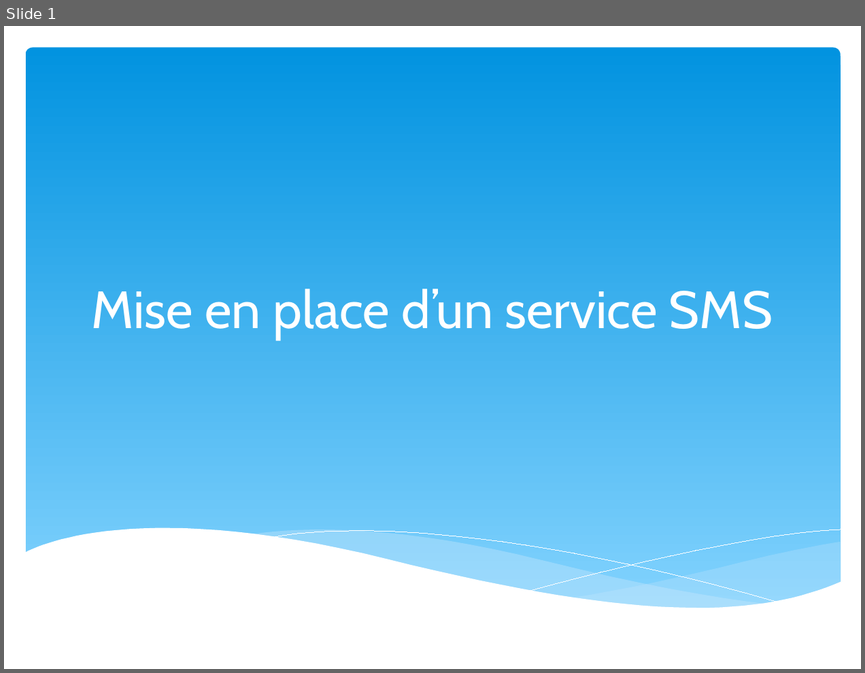
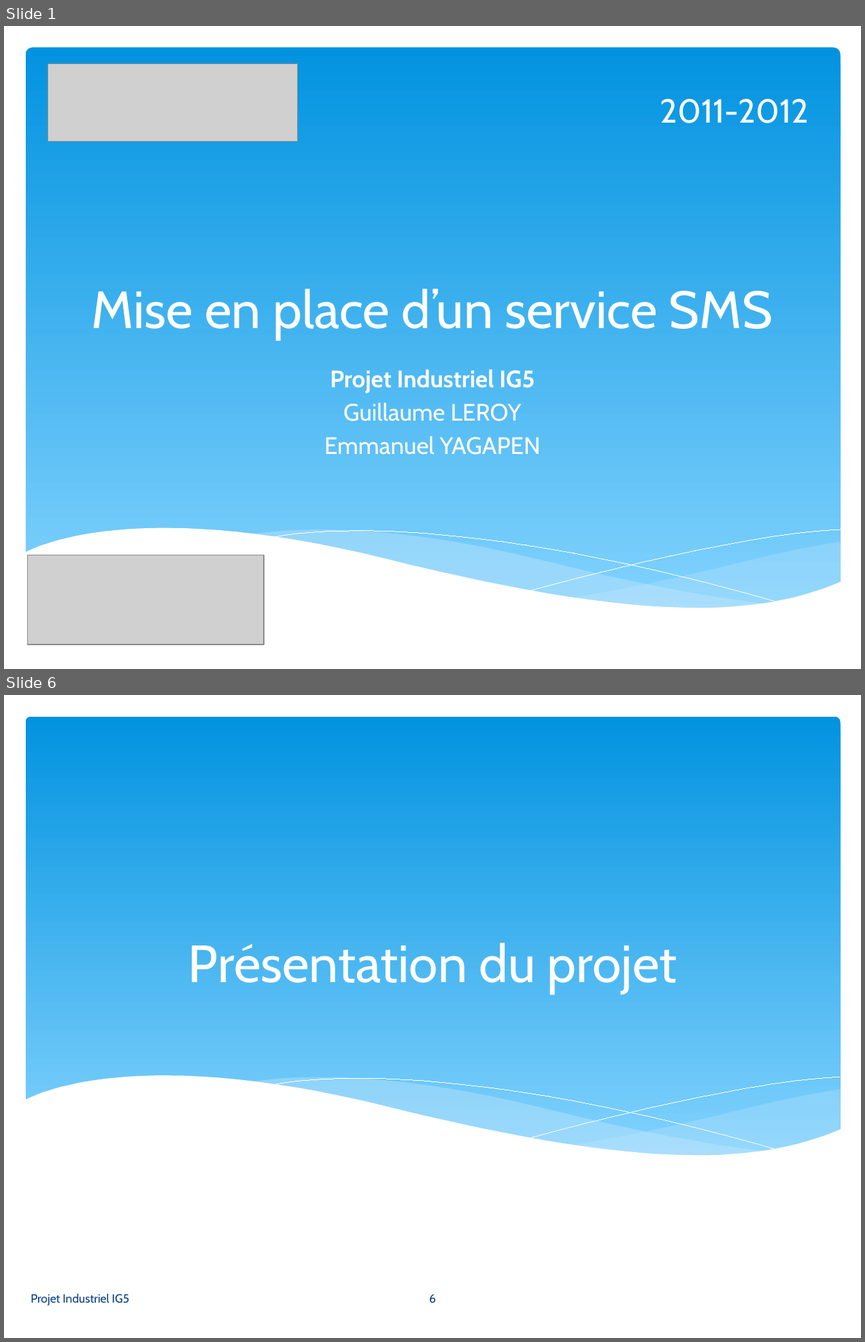
Before and after one commit to gyagapen/Synox, a slide deck: Docs/Powerpoint/Presentation_synox_v1.pptx. Shown one above the other, each under a label of ours: slide 1 before the commit, slides 1 and 6 after it; the slides between them are not shown. The pictures are 865x673 and 865x1342 pixels, drawn with LibreOffice and Linux fonts; fonts in the diff are those of the drawing; grey boxes stand for pictures. Boxes give left, top, right and bottom in pixels: in the first picture for what was removed or moved away, otherwise in the second. Text is boxed around its words. In the diff, an @@ line names an element or a change of style, - is before the commit and + after.

```diff
--- a/Docs/Powerpoint/Presentation_synox_v1.pptx
+++ b/Docs/Powerpoint/Presentation_synox_v1.pptx
@@ slide 6 added at [4, 695, 861, 1338], background #FFFFFF @@
@@ rounded rectangle added at [26, 717, 840, 1160], fill gradient #0293E0 to #83D3FE @@
@@ title added at [188, 943, 677, 994], 44 pt, text #FFFFFF @@
+Présentation du projet
@@ freeform shape added at [24, 1075, 841, 1200], fill #FFFFFF @@
@@ freeform shape added at [249, 1077, 768, 1157], fill #C6E7FC at 40% opacity @@
@@ freeform shape added at [269, 1078, 781, 1151], outline #FFFFFF 0 pt @@
@@ freeform shape added at [529, 1077, 839, 1138], outline #FFFFFF 0 pt @@
@@ freeform shape added at [570, 1089, 840, 1156], fill #C6E7FC at 29% opacity @@
@@ text added at [31, 1293, 130, 1305], 10 pt, text #073E87 @@
+Projet Industriel IG5
@@ page number added at [429, 1294, 436, 1303], 10 pt, text #073E87 @@
+6
@@ slide 1 changed as well @@
@@ picture added at [48, 63, 297, 142] @@
@@ text added at [660, 99, 808, 123], 28 pt, text #FFFFFF @@
+2011-2012
@@ subtitle added at [324, 369, 541, 454], 20 pt, text #FFFFFF @@
+Projet Industriel IG5
+Guillaume LEROY
+Emmanuel YAGAPEN
@@ picture added at [28, 554, 264, 643] @@
```
Also in this commit, not shown: 24 other slides added, 1 slide removed, 2 other files.
